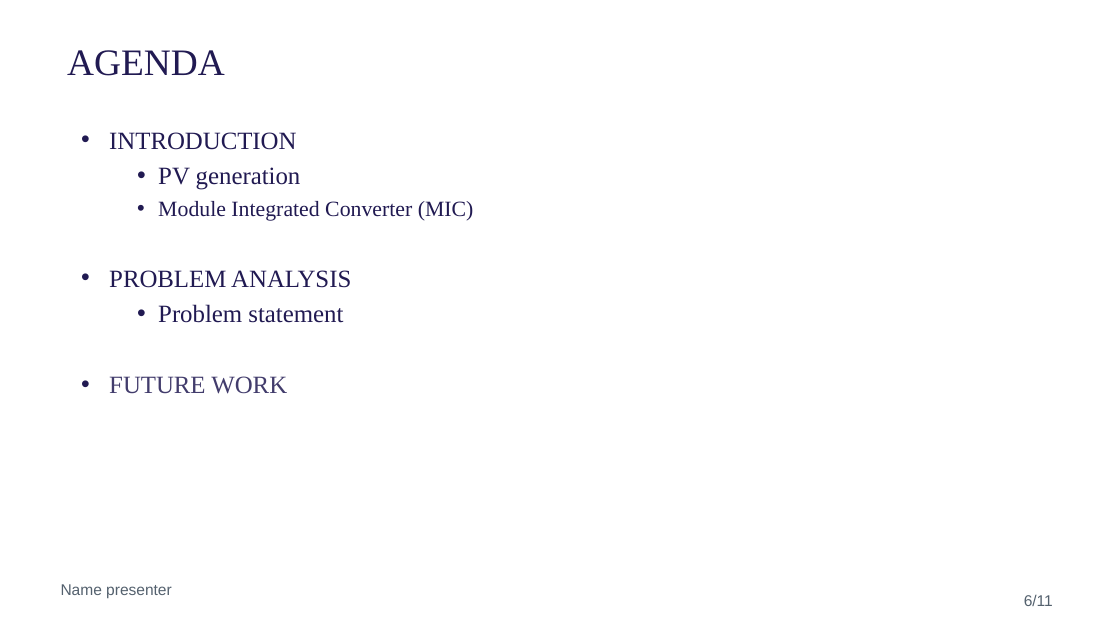
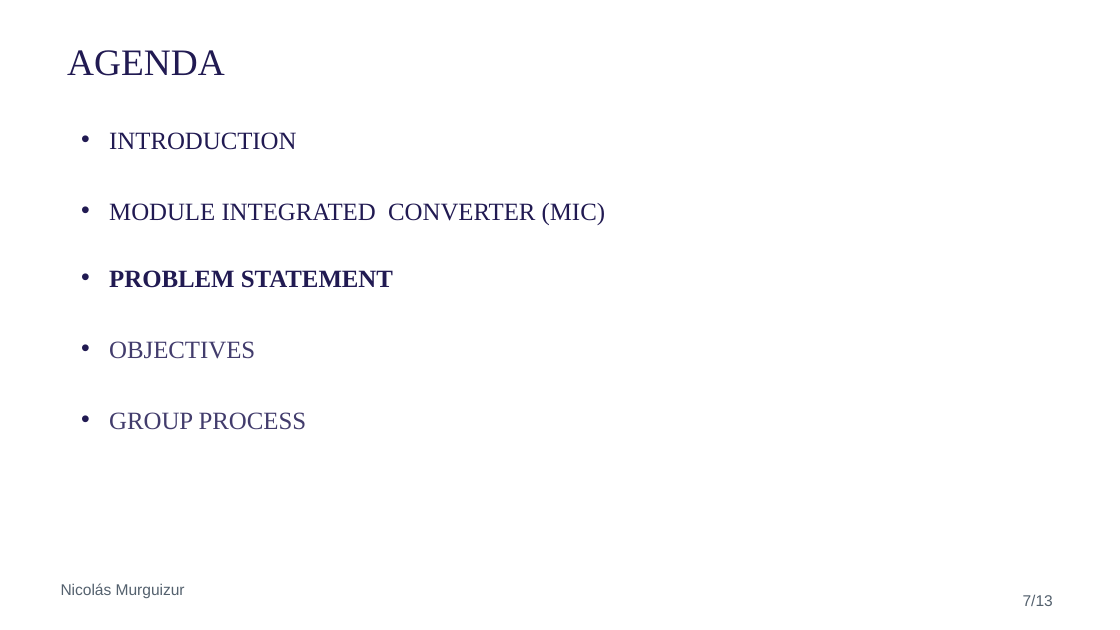
Before and after one commit to NicolaiFransen/Semester-Project-PED1, a slide deck: slide 7 of Reports/Presentation_P0_11_10.pptx (slide 6 before the commit). Drawn at 1120x630 pixels with LibreOffice and Linux fonts; fonts in the diff are those of the drawing; background and template pictures are left out. Boxes give left, top, right and bottom in pixels: in the first picture for what was removed or moved away, otherwise in the second. Text is boxed around its words. In the diff, an @@ line names an element or a change of style, - is before the commit and + after.

```diff
--- a/Reports/Presentation_P0_11_10.pptx
+++ b/Reports/Presentation_P0_11_10.pptx
@@ text at bbox=[109, 203, 605, 430]: text changed @@
-  • PV generation
-  • Module Integrated Converter (MIC)
-• PROBLEM ANALYSIS
-  • Problem statement
-• FUTURE WORK
+• MODULE INTEGRATED CONVERTER (MIC)
+• PROBLEM STATEMENT
+• OBJECTIVES
+• GROUP PROCESS
@@ text at bbox=[61, 583, 185, 598]: text changed @@
-Name presenter
+Nicolás Murguizur
@@ page number at bbox=[1023, 594, 1053, 606]: text changed @@
-6/11
+7/13
```
Also in this commit, not shown: 8 other slides changed, 3 slides added, 8 slides removed.
